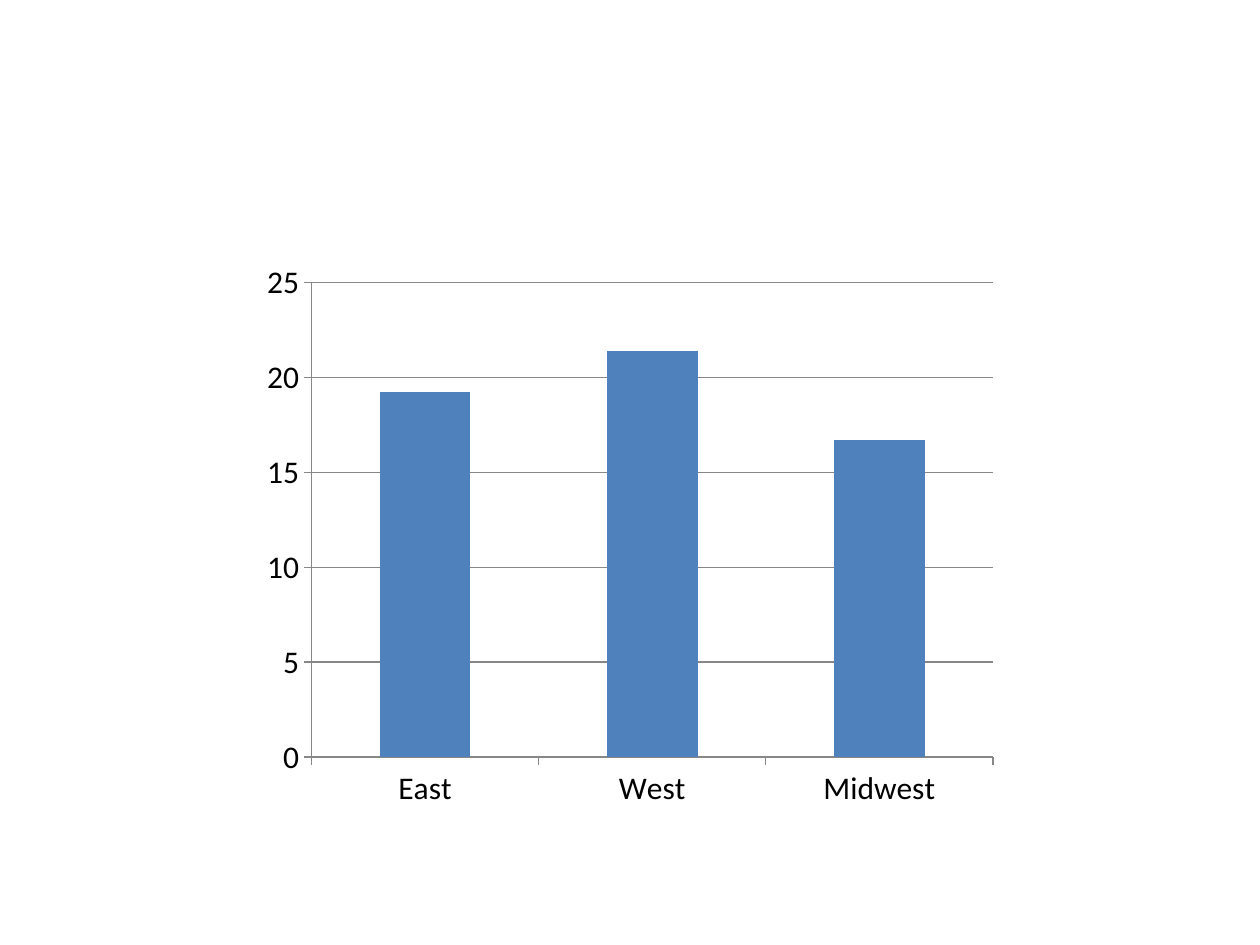
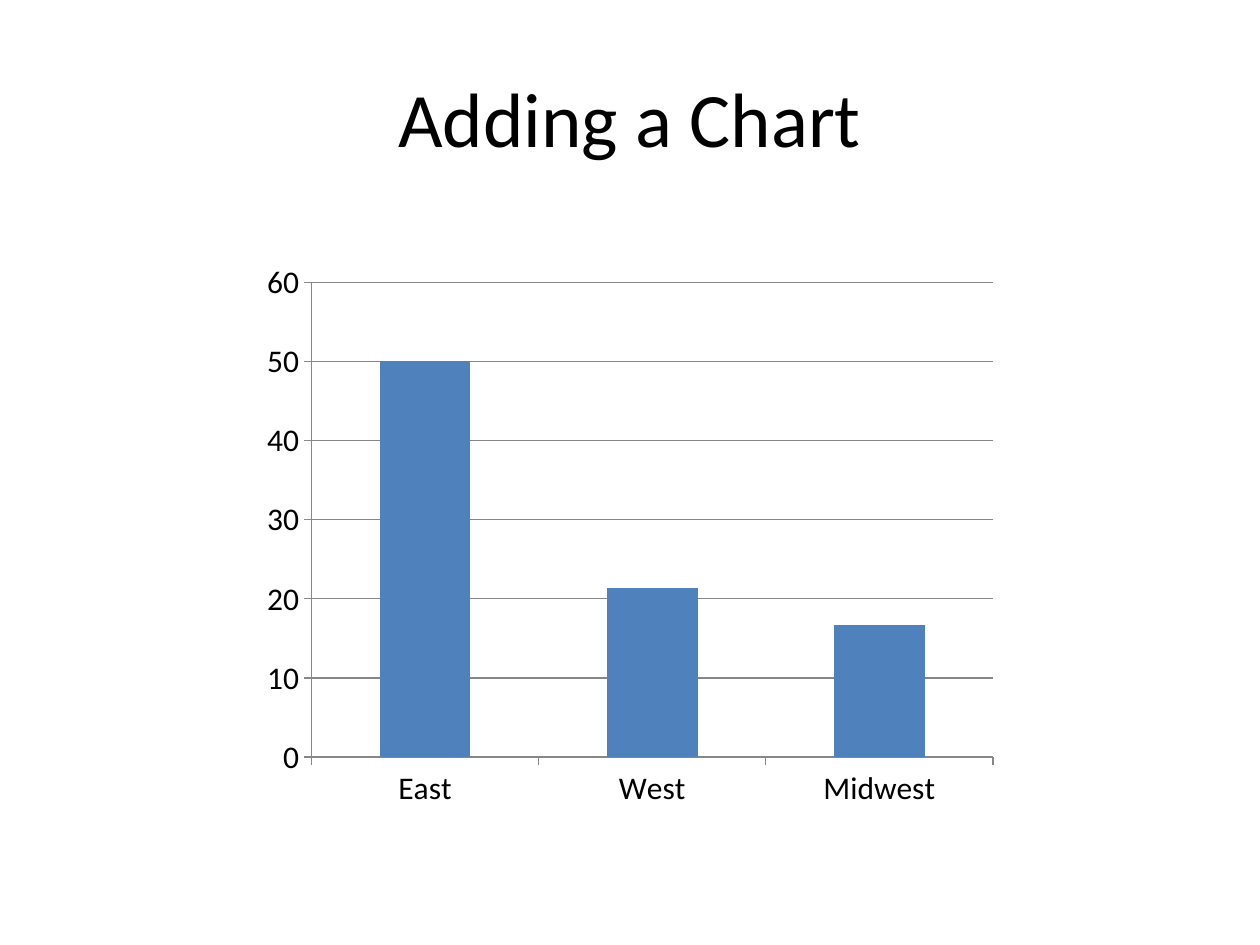
Before and after one commit to soejima/ppt-export-spike, a slide deck: slide 1 of ppt-files/chart-01.pptx. Drawn at 1260x945 pixels with LibreOffice and Linux fonts; fonts in the diff are those of the drawing. Boxes give left, top, right and bottom in pixels: in the first picture for what was removed or moved away, otherwise in the second. Text is boxed around its words. In the diff, an @@ line names an element or a change of style, - is before the commit and + after.

```diff
--- a/ppt-files/chart-01.pptx
+++ b/ppt-files/chart-01.pptx
@@ title added at bbox=[398, 93, 861, 161], 44 pt, text #000000 @@
+Adding a Chart
@@ column chart at bbox=[252, 252, 1008, 819] @@
@@ Series 1, East: 19.2 to 50 @@
@@ Series 1, West: 21.4 to 21 @@
@@ Series 1, Midwest: 16.7 to 17 @@
```
Also in this commit, not shown: 1 slide added, 2 other files.
